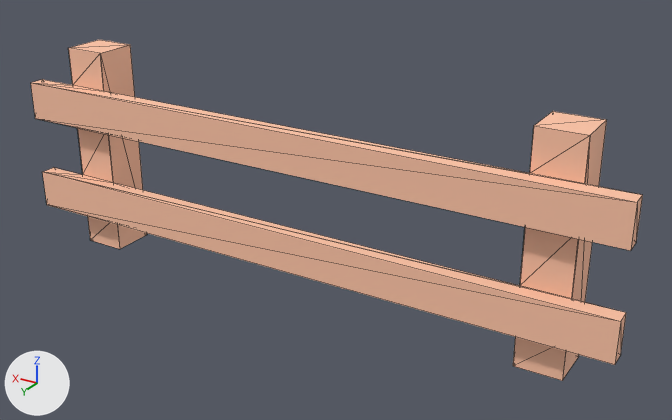
The glTF model public/assets/models/kenney-nature-kit/fence_planks.glb, before and after one commit.
Rendered twice from a 50 mm lens placed at (-0.714, 1.083, 0.651), pointed at (-0.052, -0.02, 0.099). Arrows for +X, +Y and +Z are at lower left; the lights stay in place. The older version comes first. Mesh edges are drawn as thin lines. Where no turn or scale is listed for an object, it has been applied to the vertices. Vertices at exactly the same position are counted once.

The first picture shows 'fence_planks'.
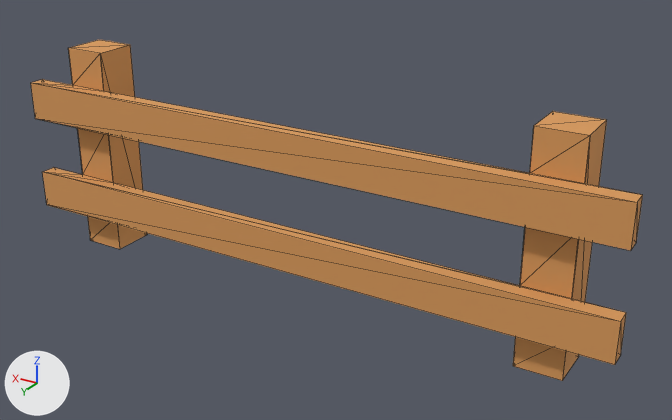
Where the change shows, as pixel boxes [x1, y1, x2, y2] in the pictures (672 x 420 px):
part 1 of me_mesh_fence_planks, recoloured (beige to orange): [31, 40, 643, 381] in both

What changed in the scene script:
```text
Change me_mesh_fence_planks:
    where me_mesh_fence_planks.from_pydata(...)  # 48 vertices, 96 faces; spans x -0.5..0.5, y 0.43..0.526, z 0.0..0.345
    used by ob_fence_planks; location = (0.0, -0.478, -0.05)
    me_mesh_fence_planks part 1: 96 faces centred in x -0.5..0.5, y 0.43..0.526, z 0.0..0.345 are repainted in the vertex colours; the middle colour goes from beige #ffc5a7 to orange #d99a5b
```
